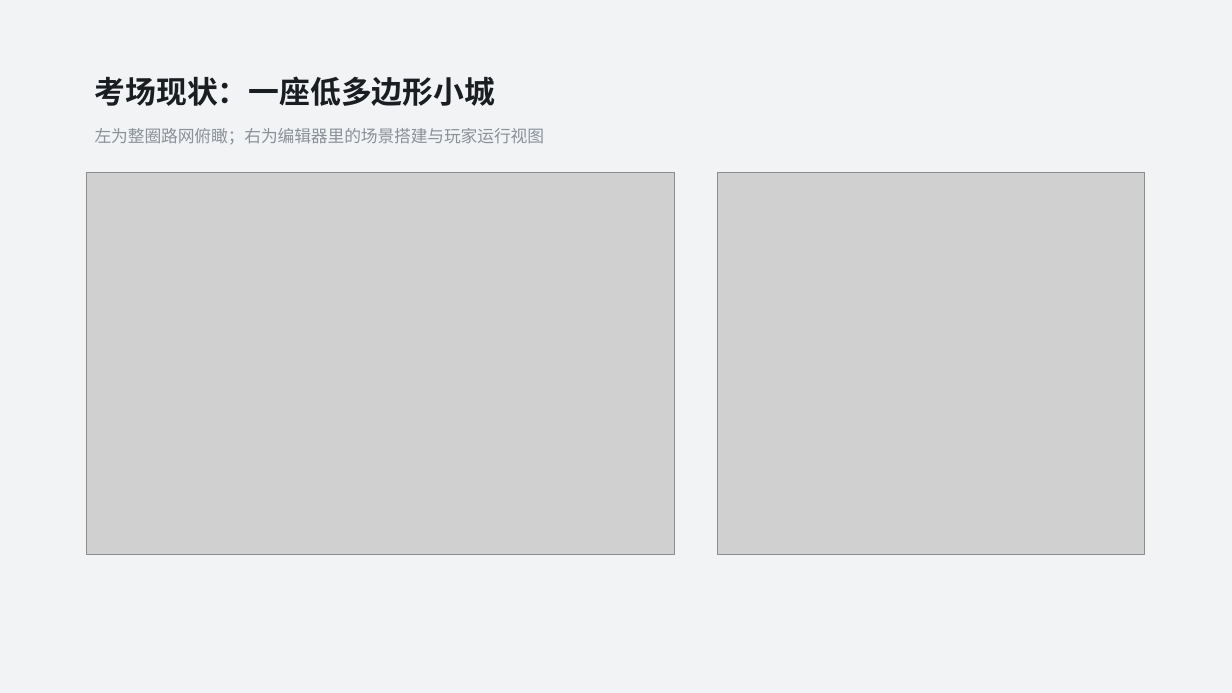
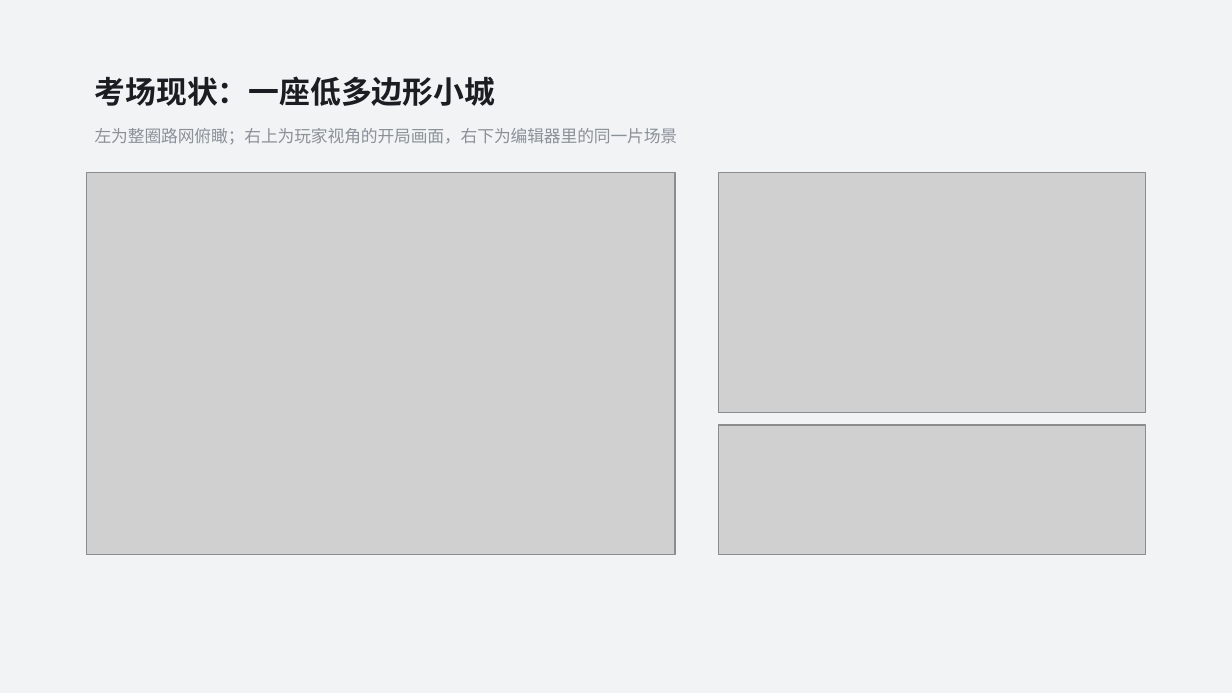
Before and after one commit to gameplayer2200/KeMuEr, a slide deck: slide 3 of ppt_build/deck.pptx. Drawn at 1232x693 pixels with LibreOffice and Linux fonts; fonts in the diff are those of the drawing; grey boxes stand for pictures. Boxes give left, top, right and bottom in pixels: in the first picture for what was removed or moved away, otherwise in the second. Text is boxed around its words. In the diff, an @@ line names an element or a change of style, - is before the commit and + after.

```diff
--- a/ppt_build/deck.pptx
+++ b/ppt_build/deck.pptx
@@ text at [95, 128, 678, 144]: text changed @@
-左为整圈路网俯瞰；右为编辑器里的场景搭建与玩家运行视图
+左为整圈路网俯瞰；右上为玩家视角的开局画面，右下为编辑器里的同一片场景
@@ picture: place and size @@
-picture at [718, 172, 1146, 554]
+picture at [718, 172, 1146, 413]
@@ picture added at [718, 425, 1146, 554] @@
```
Also in this commit, not shown: 1 other slide changed, 1 slide added, 36 other files.
